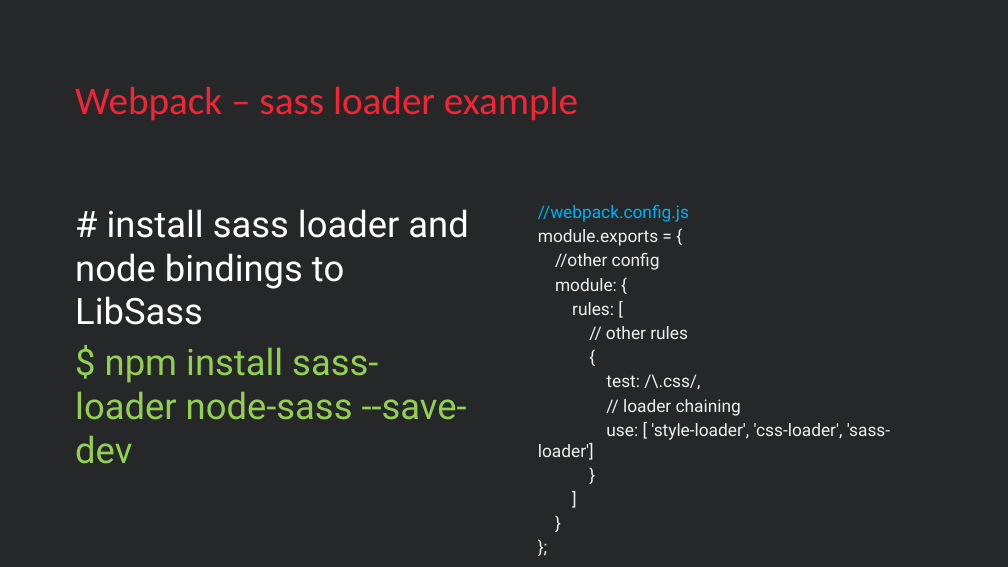
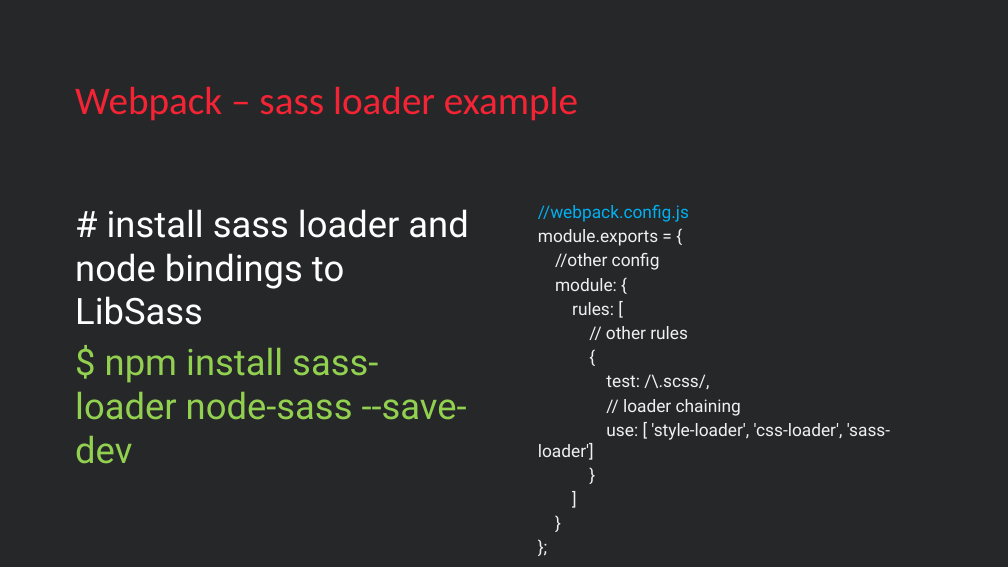
Before and after one commit to vzakanj/webpack-intro, a slide deck: slide 32 of webpack-introduction.pptx. Drawn at 1008x567 pixels with LibreOffice and Linux fonts; fonts in the diff are those of the drawing; background and template pictures are left out. Boxes give left, top, right and bottom in pixels: in the first picture for what was removed or moved away, otherwise in the second. Text is boxed around its words. In the diff, an @@ line names an element or a change of style, - is before the commit and + after.

Commit message:
Fix typos.

```diff
--- a/webpack-introduction.pptx
+++ b/webpack-introduction.pptx
@@ text at (x1=606, y1=374, x2=709, y2=389): text changed @@
-test: /\.css/,
+test: /\.scss/,
```
Also in this commit, not shown: 2 other slides changed.
